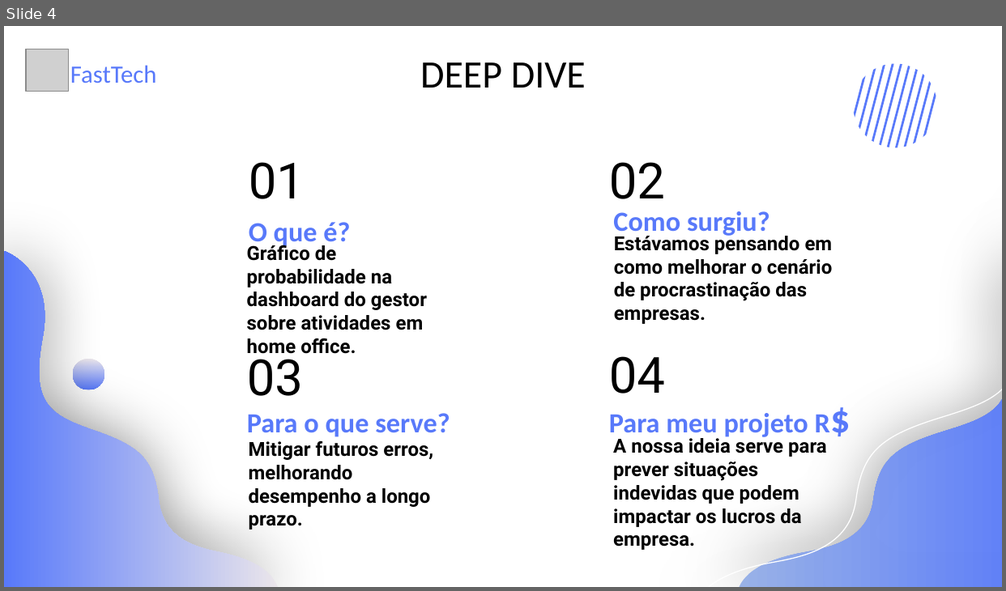
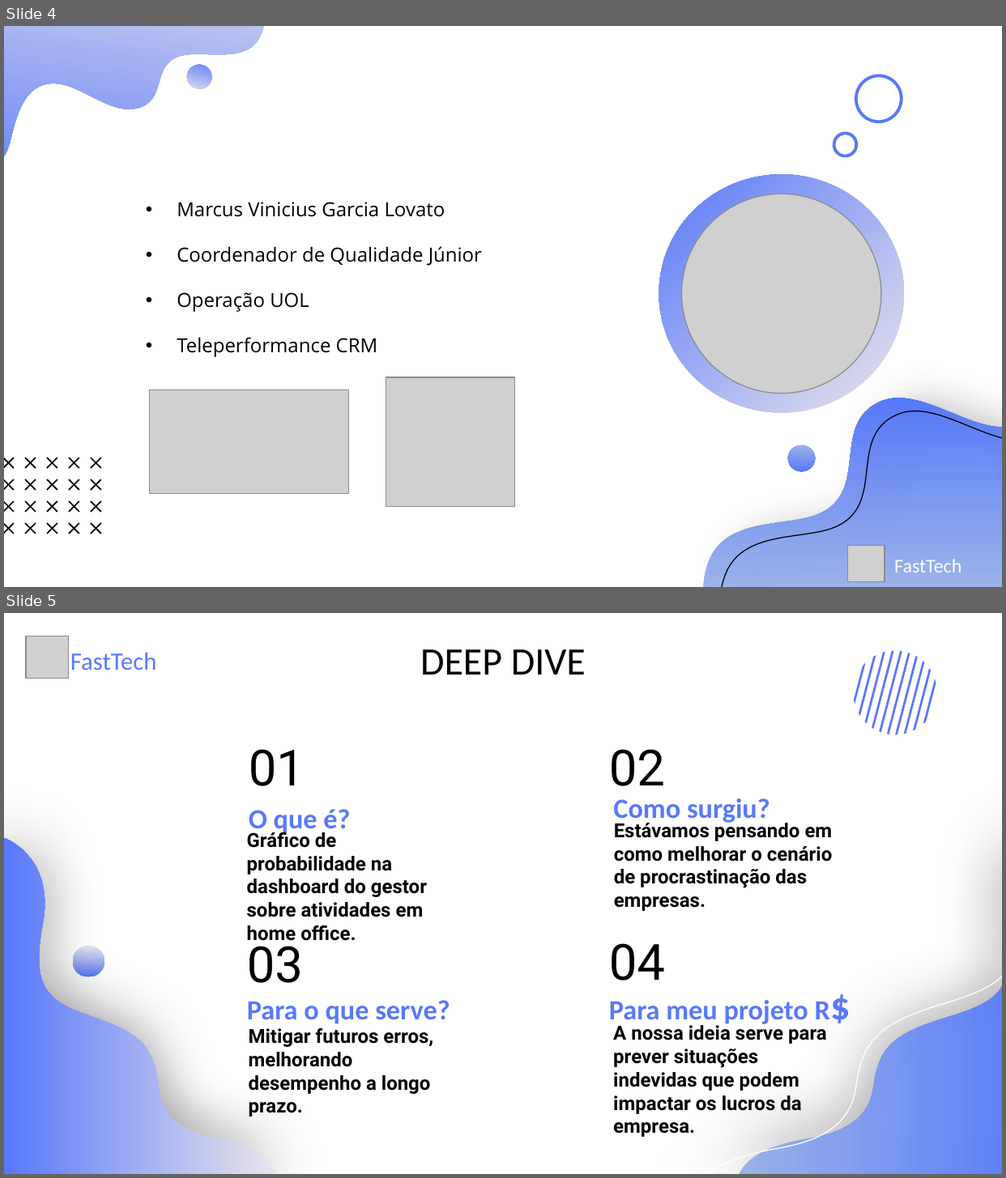
Before and after one commit to Grupo-1-adsa/Grupo-1-adsa, a slide deck: Documentação/PPT/Sprint 3 - Apresentação.pptx. Shown one above the other, each under a label of ours: slide 4 before the commit, slides 4 and 5 after it. The pictures are 1006x591 and 1006x1178 pixels, drawn with LibreOffice and Linux fonts; fonts in the diff are those of the drawing; grey boxes stand for pictures. Boxes give left, top, right and bottom in pixels: in the first picture for what was removed or moved away, otherwise in the second. Text is boxed around its words. In the diff, an @@ line names an element or a change of style, - is before the commit and + after.

```diff
--- a/Documentação/PPT/Sprint 3 - Apresentação.pptx
+++ b/Documentação/PPT/Sprint 3 - Apresentação.pptx
@@ slide 4 added at (4,26,1002,587), background #FFFFFF @@
@@ freeform shape added at (4,26,276,204), fill gradient #EAE5EB to #5879FA @@
@@ ellipse added at (184,62,215,92), fill gradient #EAE5EB to #5879FA @@
@@ ellipse added at (853,72,904,125), outline #5879FA 2.25 pt @@
@@ ellipse added at (832,132,858,158), outline #5879FA 2.25 pt @@
@@ ellipse added at (658,175,903,413), fill gradient #EAE5EB to #5879FA @@
@@ picture added at (682,194,881,393) @@
@@ text added at (177,202,482,357), 14 pt, text #000000 @@
+• Marcus Vinicius Garcia Lovato
+• Coordenador de Qualidade Júnior
+• Operação UOL
+• Teleperformance CRM
@@ picture added at (386,378,515,506) @@
@@ picture added at (150,390,348,494) @@
@@ freeform shape added at (702,399,1002,587), fill gradient #9BB4E9 to #5879FA @@
@@ freeform shape added at (719,412,1002,587), outline #000000 0.75 pt @@
@@ ellipse added at (787,445,814,472), fill gradient #9BB4E9 to #5879FA @@
@@ group added at (4,457,101,534): 20 freeform shapes @@
@@ picture added at (848,546,885,582) @@
@@ text added at (894,559,961,573), 14 pt, text #FFFFFF @@
+FastTech
@@ what was slide 4 is now slide 5 @@
```
Also in this commit, not shown: 1 slide changed, 2 slides removed, 1 other file.
